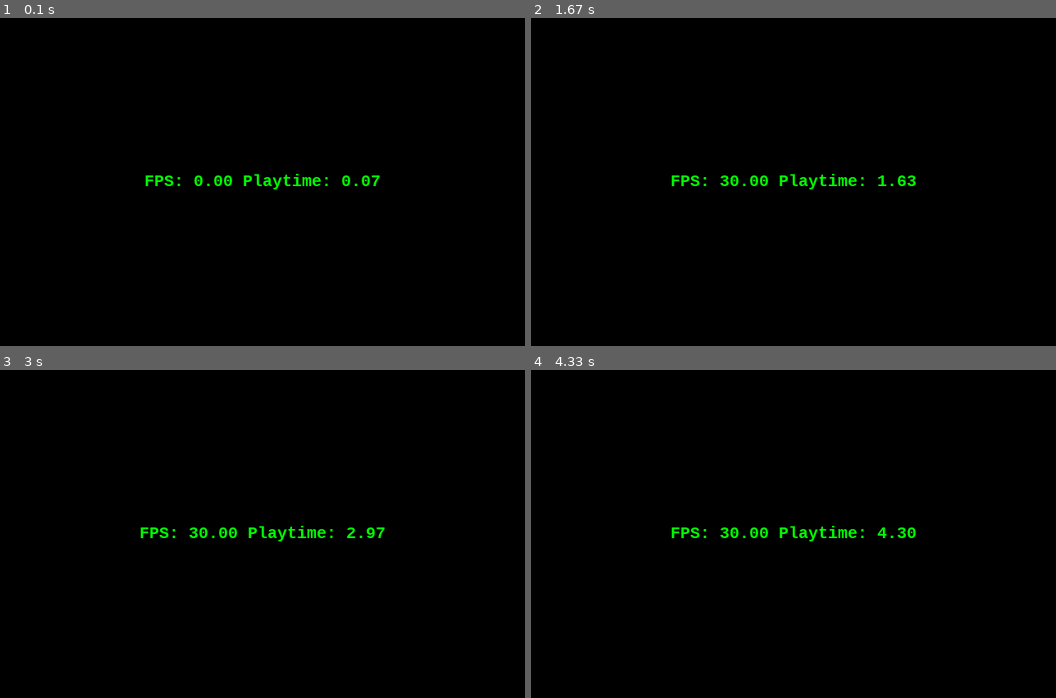
Above: before the commit, frames 1-4 (two rows, left to right).
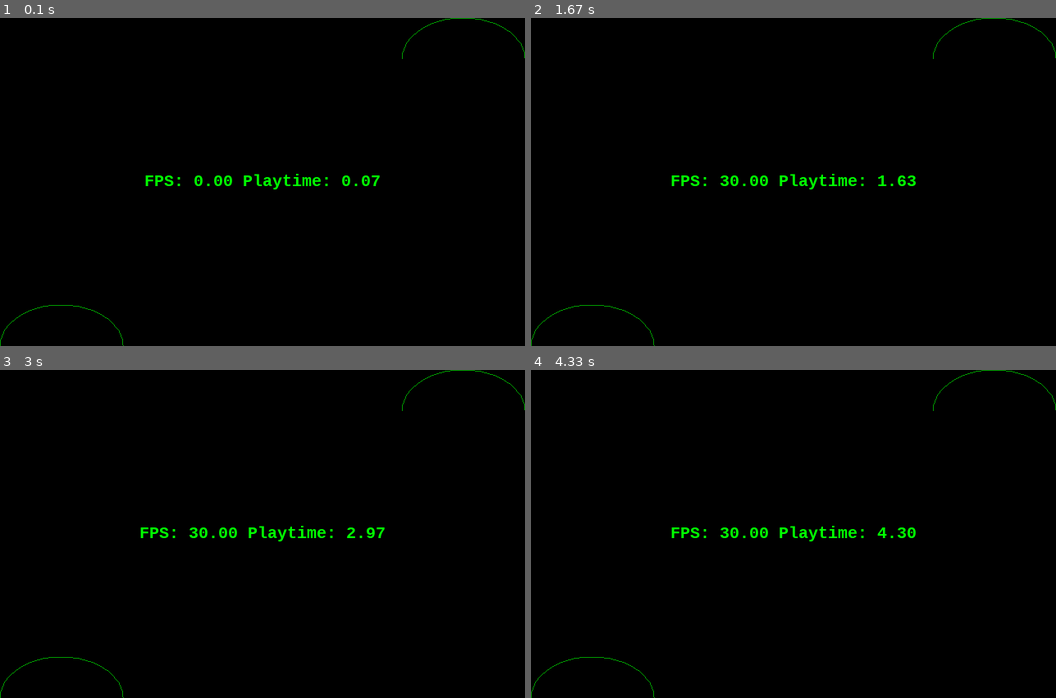
Above: after the commit, the same moments.

Repository: kok00n/pygame
Game: pygame game, started from framerate.py
Two runs of this game, one before a commit and one after it. Both use one fixed random seed, a clock stepped at 60 frames per second and the inputs below.
Inputs:
- Up to frame 1 (0.1 s): no input
- Up to frame 2 (1.67 s): no input
- Up to frame 3 (3 s): no input
- Up to frame 4 (4.33 s): no input

The runs differ from the first frame. In frame 1, 0.1% of the frame differs, in the area x 0-100%, y 0-100%; in frame 2, 0.1%; in frame 3, 0.1%; in frame 4, 0.1%.

Commit message:
Arc on the top right corner end bottom left corner

Diff:
--- a/framerate.py
+++ b/framerate.py
@@ -41,6 +41,14 @@
             # radius = int(min((self.width, self.height)))
             # self.draw_circle(where=((self.width - radius) // 2,
             #                         (self.height - radius) // 2), radius=int(radius / 2) , color=(255, 192, 203))
+
+            # pygame.draw.arc(Surface, color, Rect, start_angle, stop_angle, width=1): return Rect
+            pygame.draw.arc(self.background, (0, 150, 0),
+                            (self.width - 150, 0, 150, 100), 0, math.pi)  # radiant instead of grad
+
+            # draw arc on the lower-left corner
+            pygame.draw.arc(self.background, (0, 150, 0),
+                            (0, self.height - 50, 150, 100), 0, math.pi)
 
             pygame.display.update()
             self.screen.blit(self.background, (0, 0))
